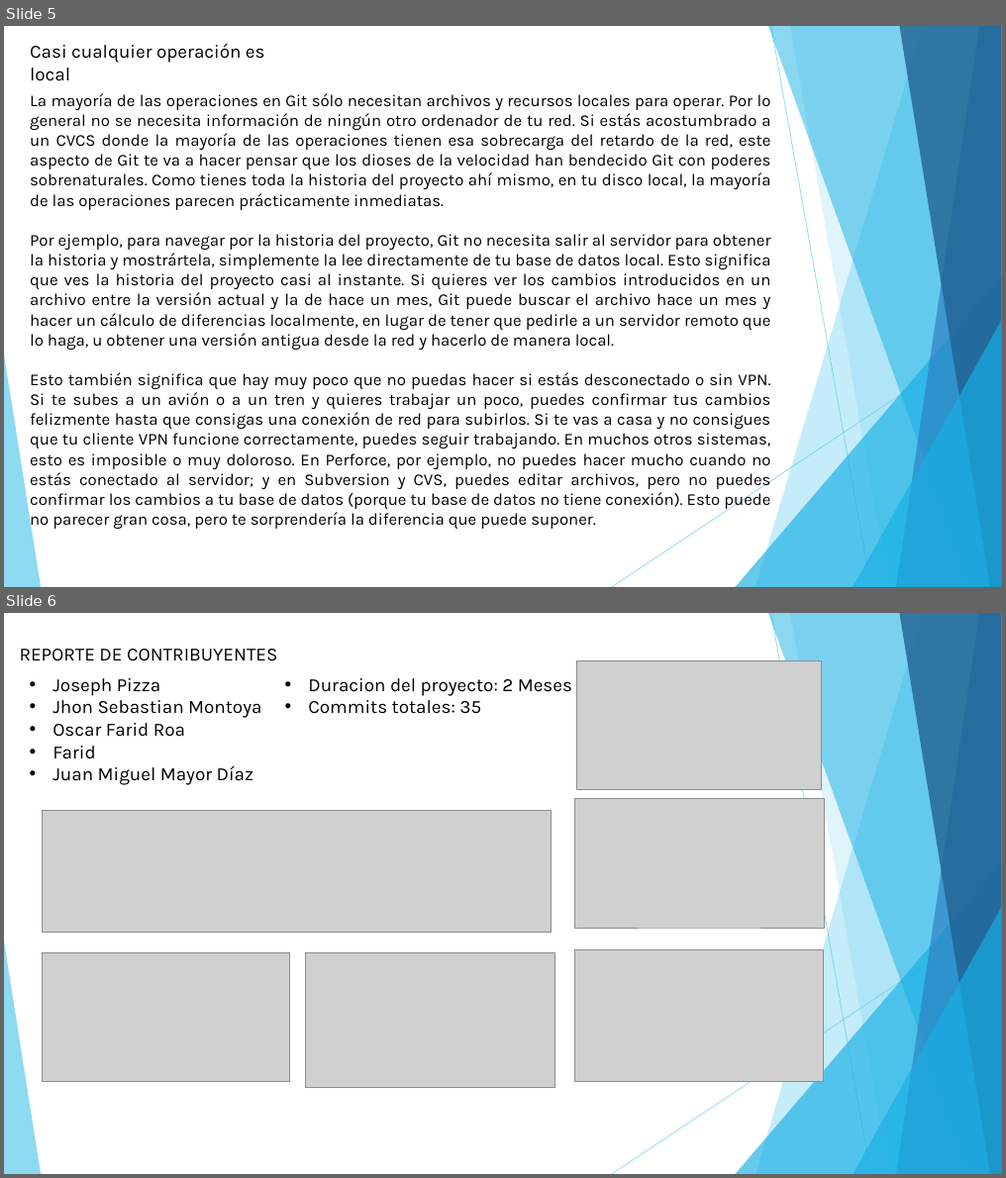
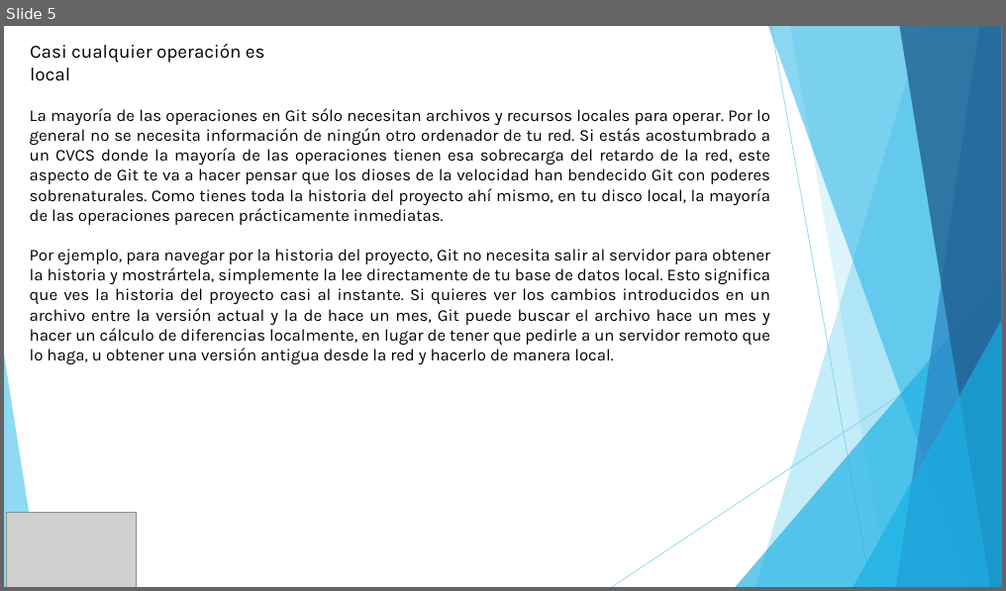
Before and after one commit to JosephDeveloper/Proyecto, a slide deck: Informes Y Presentaciones/Presentacion git.pptx. Shown one above the other, each under a label of ours: slides 5 and 6 before the commit, slide 5 after it. The pictures are 1006x1178 and 1006x591 pixels, drawn with LibreOffice and Linux fonts; fonts in the diff are those of the drawing; grey boxes stand for pictures. Boxes give left, top, right and bottom in pixels: in the first picture for what was removed or moved away, otherwise in the second. Text is boxed around its words. In the diff, an @@ line names an element or a change of style, - is before the commit and + after.

Commit message:
Presentaciones Y reportes de GITHUB
Final

```diff
--- a/Informes Y Presentaciones/Presentacion git.pptx
+++ b/Informes Y Presentaciones/Presentacion git.pptx
@@ slide 6 removed at (4, 613, 1002, 1174), background #FFFFFF; not listed: 10 template elements that a slide beside it also shows @@
@@ text removed at (20, 649, 277, 662) @@
-REPORTE DE CONTRIBUYENTES
@@ picture removed at (577, 661, 822, 790) @@
@@ text removed at (53, 678, 261, 785) @@
-• Joseph Pizza
-• Jhon Sebastian Montoya
-• Oscar Farid Roa
-• Farid
-• Juan Miguel Mayor Díaz
@@ text removed at (308, 678, 572, 714) @@
-• Duracion del proyecto: 2 Meses
-• Commits totales: 35
@@ picture removed at (43, 810, 551, 933) @@
@@ picture removed at (574, 799, 824, 928) @@
@@ picture removed at (43, 953, 289, 1082) @@
@@ picture removed at (305, 953, 555, 1087) @@
@@ picture removed at (575, 950, 823, 1082) @@
@@ slide 5 changed as well @@
@@ text "La mayoría de las operaciones ...": place and size @@
-text "La mayoría de las operaciones ..." at (30, 93, 771, 530)
+text "La mayoría de las operaciones ..." at (30, 108, 771, 365)
@@ text at (30, 372, 771, 530): paragraph removed @@
-Esto también significa que hay muy poco que no puedas hacer si estás desconectado o sin VPN. Si te subes a un avión o a un tren y quieres trabajar un poco, puedes confirmar tus cambios felizmente hasta que consigas una conexión de red para subirlos. Si te vas a casa y no consigues que tu cliente VPN funcione correctamente, puedes seguir trabajando. En muchos otros sistemas, esto es imposible o muy doloroso. En Perforce, por ejemplo, no puedes hacer mucho cuando no estás conectado al servidor; y en Subversion y CVS, puedes editar archivos, pero no puedes confirmar los cambios a tu base de datos (porque tu base de datos no tiene conexión). Esto puede no parecer gran cosa, pero te sorprendería la diferencia que puede suponer.
@@ picture added at (6, 513, 137, 587) @@
```
Also in this commit, not shown: 4 other slides changed, 2 slides added, 1 other file.
